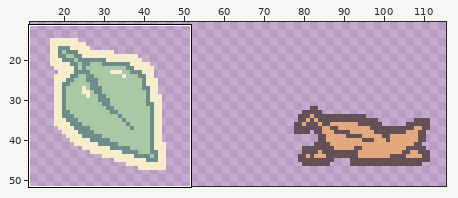
Two states of a sprite sheet, source/repos/Sproutfall/Sproutfall/Textures/UI/UIHealthSheet.png. The first picture is a wide view before the edit; the outline marks the close-up.
Close-up. Before:
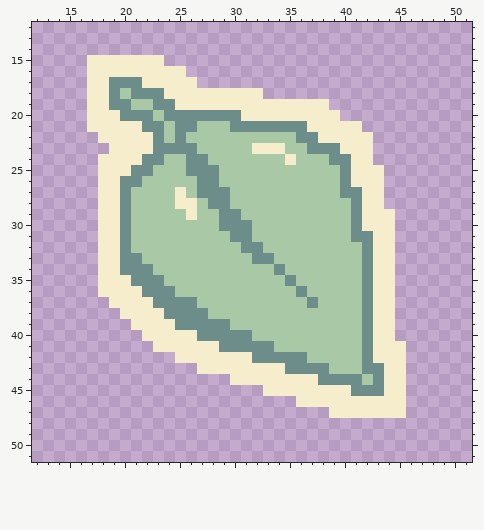
The file is 128x64 pixels. Shown: x 12..51, y 12..51. The wide view leaves out empty margins.
After the commit:
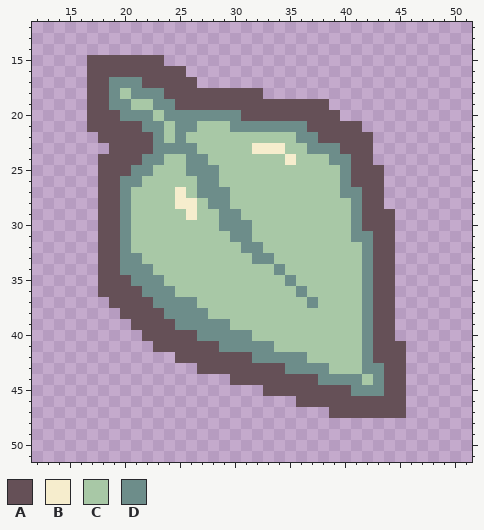
Palette (. is transparent): A #655057  B #f6edcd  C #a8c8a6  D #6d8d8a
Change:
{"y":15,"x":17,"old":"BBBBBBB","new":"AAAAAAA"}
{"y":16,"x":17,"old":"BBBBBBBBB","new":"AAAAAAAAA"}
{"y":17,"x":17,"old":"BB","new":"AA"}
{"y":17,"x":22,"old":"BBBBB","new":"AAAAA"}
{"y":18,"x":17,"old":"BB","new":"AA"}
{"y":18,"x":24,"old":"BBBBBBBBB","new":"AAAAAAAAA"}
{"y":19,"x":17,"old":"BB","new":"AA"}
{"y":19,"x":25,"old":"BBBBBBBBBBBBBB","new":"AAAAAAAAAAAAAA"}
{"y":20,"x":17,"old":"BBB","new":"AAA"}
{"y":20,"x":31,"old":"BBBBBBBBB","new":"AAAAAAAAA"}
{"y":21,"x":17,"old":"BBBBB","new":"AAAAA"}
{"y":21,"x":37,"old":"BBBBB","new":"AAAAA"}
{"y":22,"x":18,"old":"BBBBB","new":"AAAAA"}
{"y":22,"x":38,"old":"BBBBB","new":"AAAAA"}
{"y":23,"x":19,"old":"BBBB","new":"AAAA"}
{"y":23,"x":40,"old":"BBB","new":"AAA"}
{"y":24,"x":18,"old":"BBBB","new":"AAAA"}
{"y":24,"x":41,"old":"BB","new":"AA"}
{"y":25,"x":18,"old":"BBB","new":"AAA"}
{"y":25,"x":41,"old":"BBB","new":"AAA"}
{"y":26,"x":18,"old":"BB","new":"AA"}
{"y":26,"x":41,"old":"BBB","new":"AAA"}
{"y":27,"x":18,"old":"BB","new":"AA"}
{"y":27,"x":42,"old":"BB","new":"AA"}
{"y":28,"x":18,"old":"BB","new":"AA"}
{"y":28,"x":42,"old":"BB","new":"AA"}
{"y":29,"x":18,"old":"BB","new":"AA"}
{"y":29,"x":42,"old":"BBB","new":"AAA"}
{"y":30,"x":18,"old":"BB","new":"AA"}
{"y":30,"x":42,"old":"BBB","new":"AAA"}
{"y":31,"x":18,"old":"BB","new":"AA"}
{"y":31,"x":43,"old":"BB","new":"AA"}
{"y":32,"x":18,"old":"BB","new":"AA"}
{"y":32,"x":43,"old":"BB","new":"AA"}
{"y":33,"x":18,"old":"BB","new":"AA"}
{"y":33,"x":43,"old":"BB","new":"AA"}
{"y":34,"x":18,"old":"BB","new":"AA"}
{"y":34,"x":43,"old":"BB","new":"AA"}
{"y":35,"x":18,"old":"BBB","new":"AAA"}
{"y":35,"x":43,"old":"BB","new":"AA"}
{"y":36,"x":18,"old":"BBBB","new":"AAAA"}
{"y":36,"x":43,"old":"BB","new":"AA"}
{"y":37,"x":19,"old":"BBBB","new":"AAAA"}
{"y":37,"x":43,"old":"BB","new":"AA"}
{"y":38,"x":20,"old":"BBBB","new":"AAAA"}
{"y":38,"x":43,"old":"BB","new":"AA"}
{"y":39,"x":21,"old":"BBBB","new":"AAAA"}
{"y":39,"x":43,"old":"BB","new":"AA"}
{"y":40,"x":22,"old":"BBBBB","new":"AAAAA"}
{"y":40,"x":43,"old":"BB","new":"AA"}
{"y":41,"x":23,"old":"BBBBBB","new":"AAAAAA"}
{"y":41,"x":43,"old":"BBB","new":"AAA"}
{"y":42,"x":25,"old":"BBBBBBB","new":"AAAAAAA"}
{"y":42,"x":43,"old":"BBB","new":"AAA"}
{"y":43,"x":27,"old":"BBBBBBBB","new":"AAAAAAAA"}
{"y":43,"x":44,"old":"BB","new":"AA"}
{"y":44,"x":30,"old":"BBBBBBBB","new":"AAAAAAAA"}
{"y":44,"x":44,"old":"BB","new":"AA"}
{"y":45,"x":33,"old":"BBBBBBBB","new":"AAAAAAAA"}
{"y":45,"x":44,"old":"BB","new":"AA"}
{"y":46,"x":36,"old":"BBBBBBBBBB","new":"AAAAAAAAAA"}
{"y":47,"x":39,"old":"BBBBBBB","new":"AAAAAAA"}
{"label":"changed","picture_box":[87,55,406,418]}
